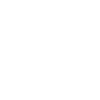
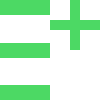
The second 100×100 image is a revision of the first. Changes to its layers:
painted on "add" over [50, 0, 100, 50]
painted on "icone" over [0, 0, 50, 100]
